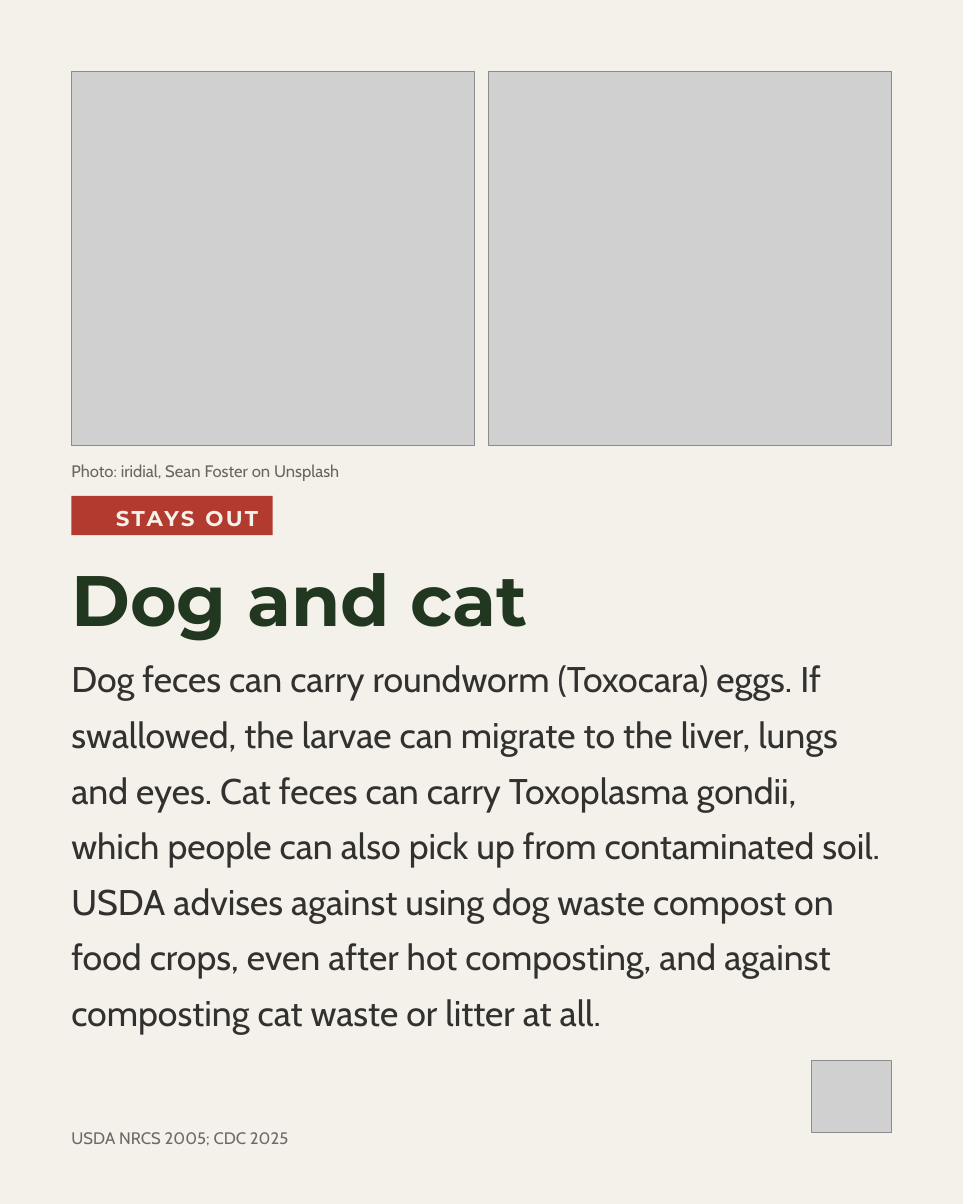
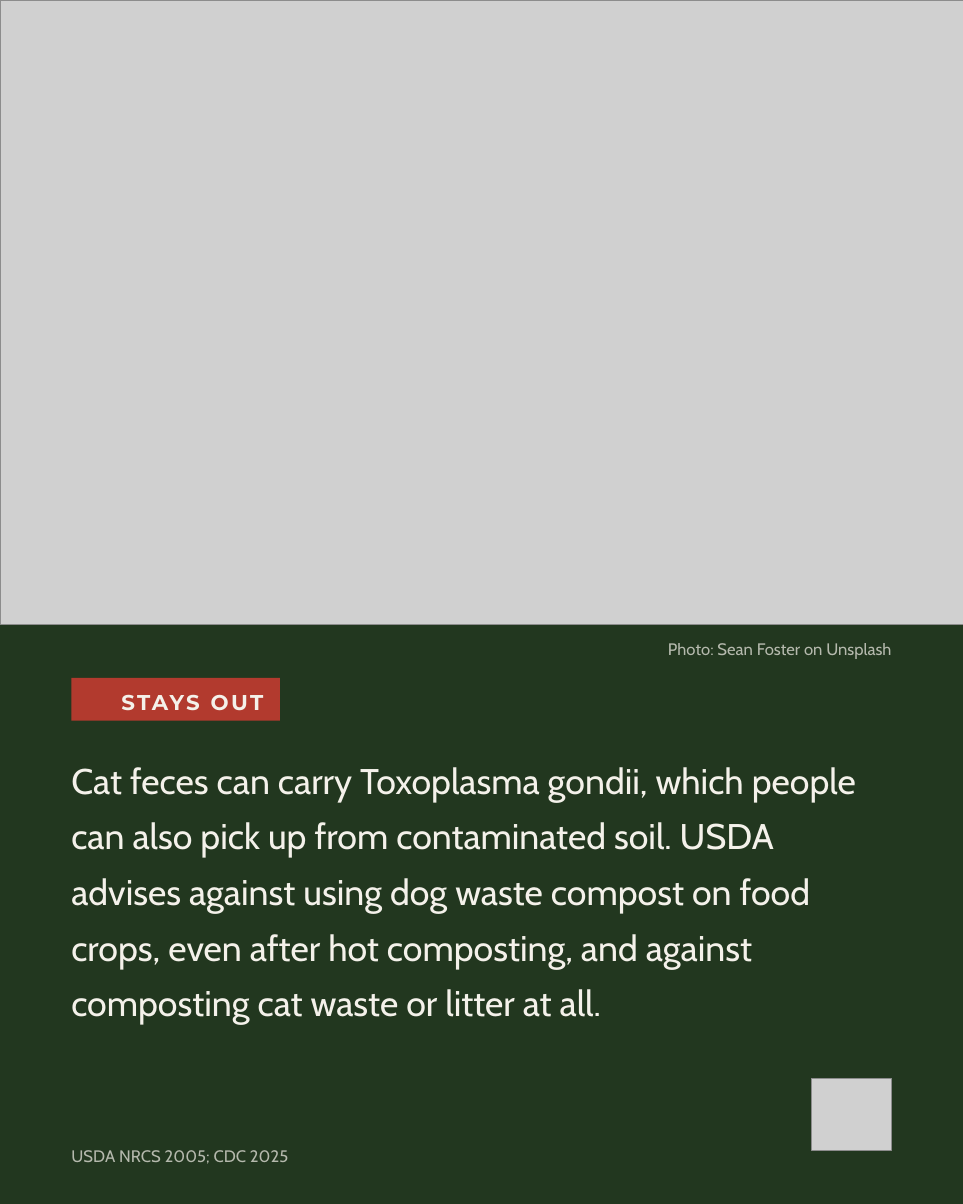
Before and after one commit to linneamoritznyc/SFW-SocialMedia, a slide deck: slide 7 of templates/posts/october/04-10-2026-sun-ig-world-animal-day-v2.pptx (slide 5 before the commit). Drawn at 963x1204 pixels with LibreOffice and Linux fonts; fonts in the diff are those of the drawing; grey boxes stand for pictures; background and template pictures are left out. Boxes give left, top, right and bottom in pixels: in the first picture for what was removed or moved away, otherwise in the second. Text is boxed around its words. In the diff, an @@ line names an element or a change of style, - is before the commit and + after.

```diff
--- a/templates/posts/october/04-10-2026-sun-ig-world-animal-day-v2.pptx
+++ b/templates/posts/october/04-10-2026-sun-ig-world-animal-day-v2.pptx
@@ background #F4F1EA to #22371F @@
@@ picture added at (0,0,963,624) @@
@@ picture removed at (71,71,474,446) @@
@@ picture removed at (489,71,892,446) @@
@@ text removed at (71,573,527,641) @@
-Dog and cat
@@ text at (668,643,891,659): text changed; text colour #6A665C to #F4F1EA at 70% opacity @@
-Photo: iridial, Sean Foster on Unsplash
+Photo: Sean Foster on Unsplash
@@ rectangle: place and size @@
-rectangle at (71,496,272,535)
+rectangle at (71,678,280,721)
@@ text "STAYS OUT": place and size @@
-text "STAYS OUT" at (116,511,195,527)
+text "STAYS OUT" at (121,695,200,711)
@@ text at (71,767,856,1024): text changed; text colour #333130 to #F4F1EA @@
-Dog feces can carry roundworm (Toxocara) eggs. If swallowed, the larvae can migrate to the liver, lungs and eyes. Cat feces can carry Toxoplasma gondii, which people can also pick up from contaminated soil. USDA advises against using dog waste compost on food crops, even after hot composting, and against composting cat waste or litter at all.
+Cat feces can carry Toxoplasma gondii, which people can also pick up from contaminated soil. USDA advises against using dog waste compost on food crops, even after hot composting, and against composting cat waste or litter at all.
@@ picture: place and size @@
-picture at (811,1061,892,1132)
+picture at (811,1078,892,1150)
@@ text "USDA NRCS 2005; CDC 2025": place and size @@
-text "USDA NRCS 2005; CDC 2025" at (71,1132,288,1146)
+text "USDA NRCS 2005; CDC 2025" at (71,1150,288,1164)
@@ text "USDA NRCS 2005; CDC 2025" at (71,1150,288,1164): text colour #333130 at 70% opacity to #F4F1EA at 70% opacity @@
```
Also in this commit, not shown: 5 other slides changed, 3 slides added, 13 other files.
